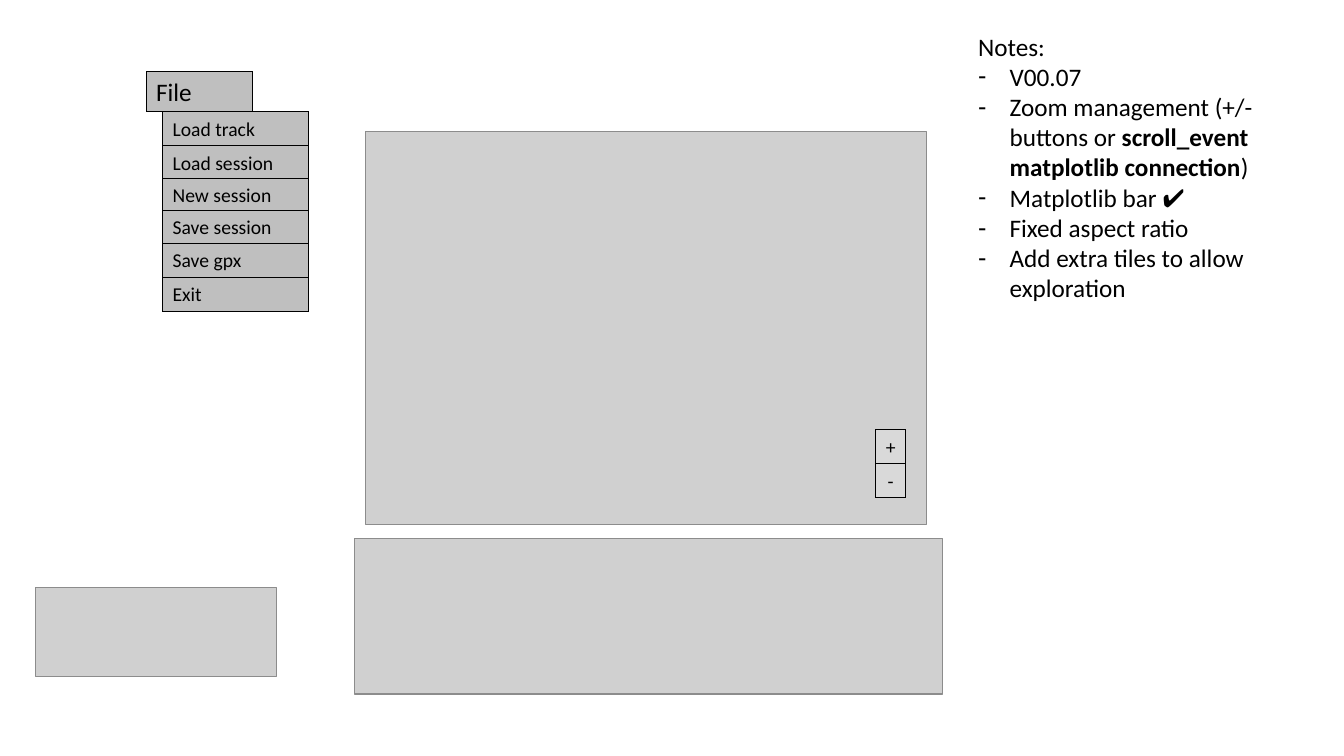
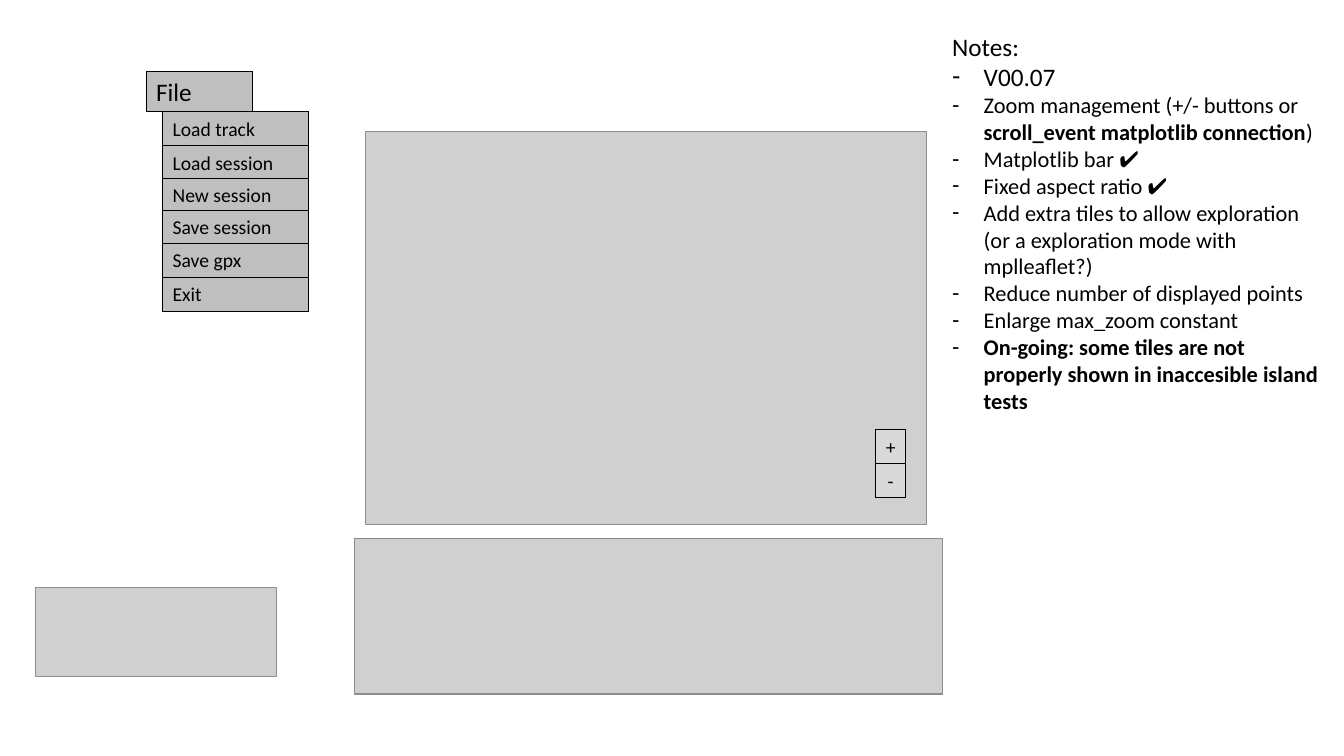
Before and after one commit to TrackEditor/TrackEditor, a slide deck: slide 8 of gui_design.pptx. Drawn at 1344x756 pixels with LibreOffice and Linux fonts; fonts in the diff are those of the drawing; grey boxes stand for pictures. Boxes give left, top, right and bottom in pixels: in the first picture for what was removed or moved away, otherwise in the second. Text is boxed around its words. In the diff, an @@ line names an element or a change of style, - is before the commit and + after.

Commit message:
Map display modifications - Square maps, given by number of tiles - auto_zoom has been moved to plots.py - iosm can download by coordinates or tile boxes - plot_world is a 2x2 tail-square with zoom=1 - debug prints are not removed, this is not a release candidate commit

```diff
--- a/gui_design.pptx
+++ b/gui_design.pptx
@@ text "Notes:" moved from (x1=978, y1=39, x2=1249, y2=301) to (x1=952, y1=39, x2=1318, y2=409) @@
@@ text at (x1=984, y1=97, x2=1313, y2=171): size 18 to 16 pt in "Zoom management (+/- buttons or scroll_event matplotlib ...", "Matplotlib bar ✔" @@
@@ text at (x1=984, y1=178, x2=1318, y2=409): text changed; size 18 to 16 pt @@
-– Fixed aspect ratio
-– Add extra tiles to allow exploration
+– Fixed aspect ratio ✔
+– Add extra tiles to allow exploration (or a exploration mode with mplleaflet?)
+– Reduce number of displayed points
+– Enlarge max_zoom constant
+– On-going: some tiles are not properly shown in inaccesible island tests
```
Also in this commit, not shown: 1 other slide changed, 5 other files.
